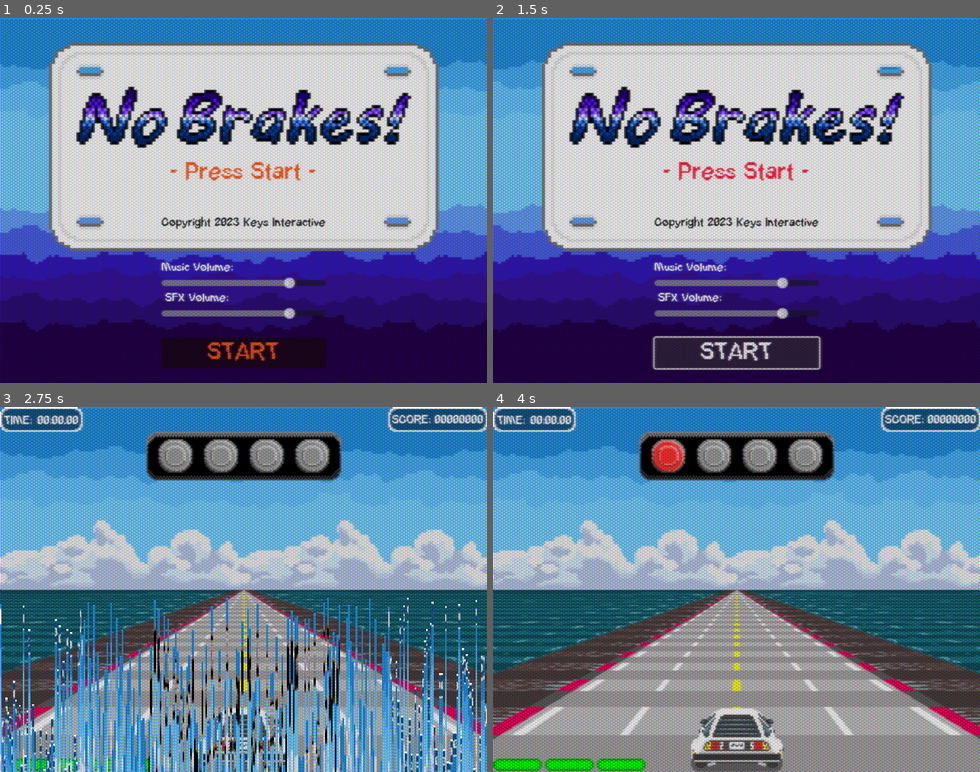
Above: before the commit, frames 1-4 (two rows, left to right).
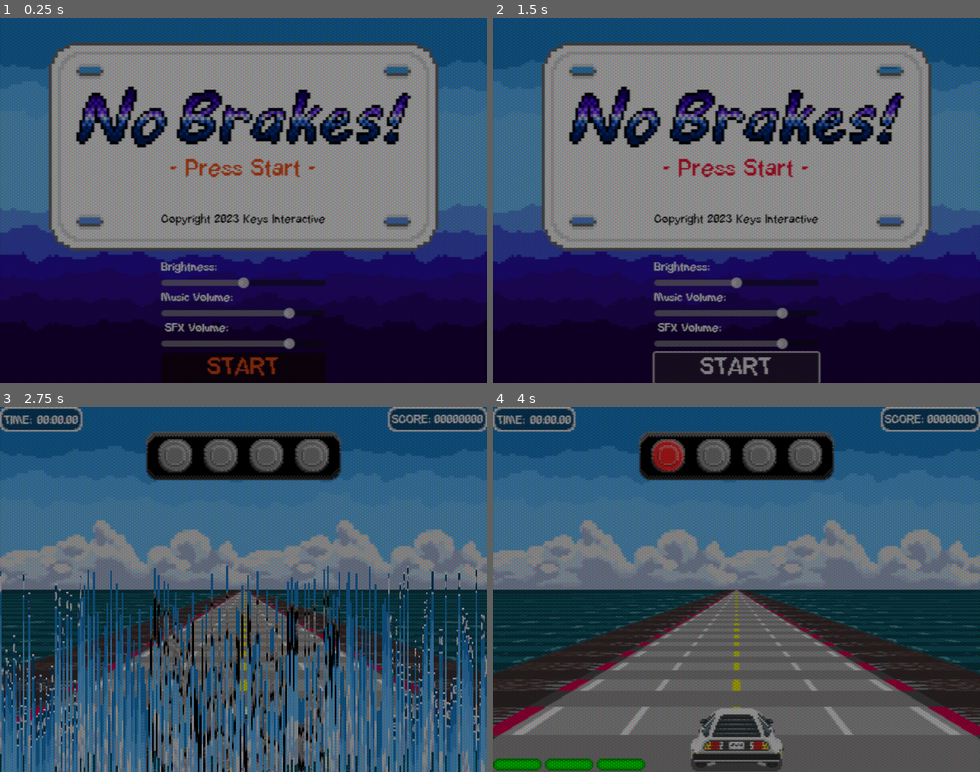
Above: after the commit, the same moments.

Repository: bouyant-keys/NoBrakes-
Game: Godot game, scene res://Scenes/main.tscn
Same seed, same stepped clock (60 frames per second), same inputs: the game is played once before the commit and once after it.
Inputs:
- Up to frame 1 (0.25 s): no input
- Up to frame 2 (1.5 s): click "START" at 0.5 s; click "START" at 1.25 s
- Up to frame 3 (2.75 s): tap Enter at 2 s; hold D (Right) from 2.03 s (still down); tap Space (Jump) at 2.27 s
- Up to frame 4 (4 s): tap Space (Jump) at 3.02 s; release D (Right) at 3.53 s; hold A (Left) from 3.53 s (still down)

The runs differ from the first frame. In frame 1, 89% of the frame differs, in the area x 0-100%, y 0-100%; in frame 2, 90%; in frame 3, 96%; in frame 4, 98%.

Commit message:
Updated processes to run by delta time (time between frames), to stablize game speed across browsers.

Diff:
--- /dev/null
+++ b/Scenes/crt_settings.gd
@@ -0,0 +1,6 @@
+extends ColorRect
+
+
+# Called when the node enters the scene tree for the first time.
+func update_shader_brightness(value:float):
+	self.material.set_shader_parameter("maskDark", value)
--- a/Scenes/main.tscn
+++ b/Scenes/main.tscn
@@ -24,6 +24,7 @@
 [ext_resource type="Script" path="res://Scripts/TransitionScreen.gd" id="18_767af"]
 [ext_resource type="Shader" path="res://Scenes/SpeedLines.gdshader" id="20_smihy"]
 [ext_resource type="Texture2D" uid="uid://c8nk7ddg3v3ra" path="res://Materials/noise.tres" id="21_1c2mx"]
+[ext_resource type="Script" path="res://Scenes/crt_settings.gd" id="25_m268u"]
 
 [sub_resource type="ShaderMaterial" id="ShaderMaterial_cek57"]
 shader = ExtResource("1_4px8k")
@@ -160,7 +161,7 @@
 [sub_resource type="ShaderMaterial" id="ShaderMaterial_fey5t"]
 resource_local_to_scene = true
 shader = ExtResource("10_vne1k")
-shader_parameter/res = Vector2(640, 480)
+shader_parameter/res = Vector2(1280, 960)
 shader_parameter/mask_type = 2
 shader_parameter/bloom_type = 1
 shader_parameter/hardScan = -12.0
@@ -168,8 +169,8 @@
 shader_parameter/hardBloomScan = -2.0
 shader_parameter/hardBloomPix = 0.0
 shader_parameter/bloomAmount = 16.0
-shader_parameter/maskDark = 0.455
-shader_parameter/maskLight = 1.165
+shader_parameter/maskDark = 0.5
+shader_parameter/maskLight = 1.0
 
 [node name="Main" type="Node"]
 
@@ -399,7 +400,7 @@
 color = Color(0.596078, 0, 0.239216, 1)
 script = ExtResource("18_767af")
 x_resolution = 256.0
-melt_speed = 0.02
+melt_speed = 1.0
 
 [node name="CRTOverlay_Shader" type="ColorRect" parent="CanvasLayer"]
 light_mask = 0
@@ -408,13 +409,10 @@
 anchors_preset = 15
 anchor_right = 1.0
 anchor_bottom = 1.0
-offset_left = 1.0
-offset_top = 2.0
-offset_right = 1.0
-offset_bottom = 2.0
-grow_horizontal = 2
-grow_vertical = 2
-mouse_filter = 2
+grow_horizontal = 2
+grow_vertical = 2
+mouse_filter = 2
+script = ExtResource("25_m268u")
 
 [connection signal="begin_playing" from="GameManager" to="Player" method="begin_playing"]
 [connection signal="begin_playing" from="GameManager" to="UICanvas" method="start_stopwatch"]
@@ -450,5 +448,6 @@
 [connection signal="un_pause" from="UICanvas" to="GameManager" method="pause_game"]
 [connection signal="un_pause" from="UICanvas" to="ObstacleSpawner" method="pause_timers"]
 [connection signal="un_pause" from="UICanvas" to="Player" method="pause"]
+[connection signal="update_brightness" from="UICanvas" to="CanvasLayer/CRTOverlay_Shader" method="update_shader_brightness"]
 [connection signal="update_music_vol" from="UICanvas" to="MusicManager" method="update_music_volume"]
 [connection signal="update_sfx_vol" from="UICanvas" to="Player" method="update_sfx_volume"]
--- a/Scenes/obstacle_spawner.tscn
+++ b/Scenes/obstacle_spawner.tscn
@@ -11,7 +11,7 @@
 point_count = 2
 
 [sub_resource type="Curve" id="Curve_urlis"]
-_data = [Vector2(0, 0), 0.0, 0.0, 0, 0, Vector2(1, 1), 3.19453, 0.0, 0, 0]
+_data = [Vector2(0, 0), 0.0, 0.0276362, 0, 0, Vector2(1, 1), 2.15789, 0.0, 0, 0]
 point_count = 2
 metadata/_snap_enabled = true
 
--- a/Scenes/ui_canvas.tscn
+++ b/Scenes/ui_canvas.tscn
@@ -125,7 +125,6 @@
 metadata/_edit_use_anchors_ = true
 
 [node name="StartMenu" type="Control" parent="."]
-visible = false
 layout_mode = 1
 anchors_preset = 15
 anchor_right = 1.0
@@ -162,16 +161,15 @@
 
 [node name="VBoxContainer" type="VBoxContainer" parent="StartMenu"]
 layout_mode = 1
-anchors_preset = 7
+anchors_preset = 13
 anchor_left = 0.5
-anchor_top = 1.0
 anchor_right = 0.5
 anchor_bottom = 1.0
 offset_left = -108.0
-offset_top = -172.0
 offset_right = 108.0
 grow_horizontal = 2
-grow_vertical = 0
+grow_vertical = 2
+alignment = 2
 
 [node name="StartText" type="Label" parent="StartMenu/VBoxContainer"]
 texture_filter = 1
@@ -207,6 +205,24 @@
 vertical_alignment = 2
 metadata/_edit_use_anchors_ = true
 
+[node name="HBoxContainer" type="HBoxContainer" parent="StartMenu/VBoxContainer"]
+layout_mode = 2
+
+[node name="BrightnessLabel" type="Label" parent="StartMenu/VBoxContainer"]
+layout_mode = 2
+theme_override_fonts/font = ExtResource("3_x103b")
+theme_override_font_sizes/font_size = 16
+text = "Brightness: "
+vertical_alignment = 2
+
+[node name="BrightnessSlider" type="HSlider" parent="StartMenu/VBoxContainer"]
+layout_mode = 2
+mouse_filter = 1
+mouse_default_cursor_shape = 6
+max_value = 1.0
+step = 0.05
+value = 0.5
+
 [node name="MusicLabel" type="Label" parent="StartMenu/VBoxContainer"]
 layout_mode = 2
 theme_override_fonts/font = ExtResource("3_x103b")
@@ -214,7 +230,7 @@
 text = "Music Volume: "
 vertical_alignment = 2
 
-[node name="MusicSlider" type="HSlider" parent="StartMenu/VBoxContainer"]
+[node name="MusicSlider2" type="HSlider" parent="StartMenu/VBoxContainer"]
 layout_mode = 2
 mouse_filter = 1
 mouse_default_cursor_shape = 6
@@ -237,14 +253,6 @@
 max_value = 0.0
 value = -12.0
 
-[node name="Space3" type="Label" parent="StartMenu/VBoxContainer"]
-layout_mode = 2
-theme_override_fonts/font = ExtResource("3_x103b")
-theme_override_font_sizes/font_size = 16
-horizontal_alignment = 2
-vertical_alignment = 2
-metadata/_edit_use_anchors_ = true
-
 [node name="StartButton" type="Button" parent="StartMenu/VBoxContainer"]
 texture_filter = 1
 layout_mode = 2
@@ -252,14 +260,6 @@
 theme_override_fonts/font = ExtResource("3_x103b")
 theme_override_font_sizes/font_size = 32
 text = " START "
-
-[node name="Space2" type="Label" parent="StartMenu/VBoxContainer"]
-layout_mode = 2
-theme_override_fonts/font = ExtResource("3_x103b")
-theme_override_font_sizes/font_size = 16
-horizontal_alignment = 2
-vertical_alignment = 2
-metadata/_edit_use_anchors_ = true
 
 [node name="StartMenuTextFlash" type="AnimationPlayer" parent="StartMenu"]
 libraries = {
@@ -777,6 +777,7 @@
 text = "Menu"
 
 [node name="Restart Button" type="Button" parent="Results/Scores/VBoxContainer/HBoxContainer"]
+visible = false
 layout_mode = 2
 mouse_filter = 1
 mouse_default_cursor_shape = 2
@@ -792,7 +793,8 @@
 stream = ExtResource("16_gnqye")
 volume_db = -12.0
 
-[connection signal="value_changed" from="StartMenu/VBoxContainer/MusicSlider" to="." method="on_music_slider_changed"]
+[connection signal="value_changed" from="StartMenu/VBoxContainer/BrightnessSlider" to="." method="on_brightness_slider_changed"]
+[connection signal="value_changed" from="StartMenu/VBoxContainer/MusicSlider2" to="." method="on_music_slider_changed"]
 [connection signal="drag_ended" from="StartMenu/VBoxContainer/SFXSlider" to="." method="on_sfx_drag_ended"]
 [connection signal="value_changed" from="StartMenu/VBoxContainer/SFXSlider" to="." method="on_sfx_slider_changed"]
 [connection signal="button_up" from="StartMenu/VBoxContainer/StartButton" to="." method="on_start_pressed"]
--- a/Scripts/TransitionScreen.gd
+++ b/Scripts/TransitionScreen.gd
@@ -13,11 +13,11 @@
 	hide()
 
 # Called every frame. 'delta' is the elapsed time since the previous frame.
-func _process(_delta):
+func _process(delta):
 	#if Input.is_action_just_pressed("Dev_Add"): print(self.material.get_shader_parameter("screen_tex"))
 
 	if melting:
-		timer += melt_speed
+		timer += melt_speed * delta
 		self.material.set_shader_parameter("timer", timer)
 
 func generate_offsets():
--- a/Scripts/obstacle.gd
+++ b/Scripts/obstacle.gd
@@ -6,6 +6,8 @@
 
 var start_node_x
 var end_node_x
+
+var speed_mult = 60.0
 
 var move_time = 180
 var elapsed_time = 0.0
@@ -23,7 +25,7 @@
 	move_time = 180.0 - GameManager.speed
 	z_pos = start_z
 
-func _process(_delta):
+func _process(delta):
 	if GameManager.speed == 0.0: return
 	elif position.y >= 480.0:
 		#print("Freeing " + name + " from queue")
@@ -57,7 +59,7 @@
 	if (position.y > 450.0 and position.y < 465.0): monitorable = true
 	else: set_deferred("monitorable", false)
 
-	elapsed_time += 1.0
+	elapsed_time += 1.0 * (delta * speed_mult)
 
 func linear_x_pos(y_pos:float, start_x:float, end_x:float) -> float:
 	# Find slope of line through two points, then calculate x_pos on that line using y_pos
--- a/Scripts/ui_canvas.gd
+++ b/Scripts/ui_canvas.gd
@@ -16,6 +16,7 @@
 signal reset_game
 signal update_music_vol(value:float)
 signal update_sfx_vol(value:float)
+signal update_brightness(value:float)
 signal music_change(index:int)
 
 
@@ -114,6 +115,12 @@
 func on_sfx_drag_ended(_value:bool):
 	button_sfx.play()
 
+func on_brightness_slider_changed(value:float):
+	# Range from 0 - 1
+	button_sfx.play()
+	emit_signal("update_brightness", value)
+
+
 #
 # Recieved signals
 #
Not shown: 1 places in Scenes/main.tscn that only renumber resources
Not shown, changed: export_presets.cfg
